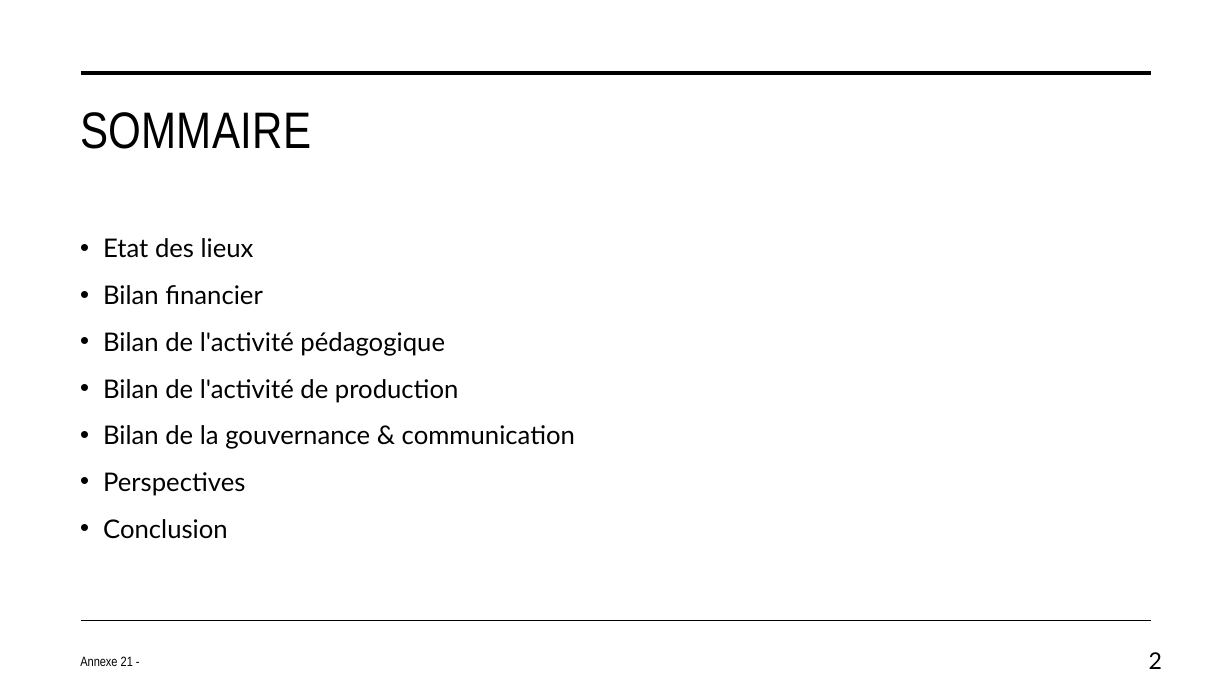
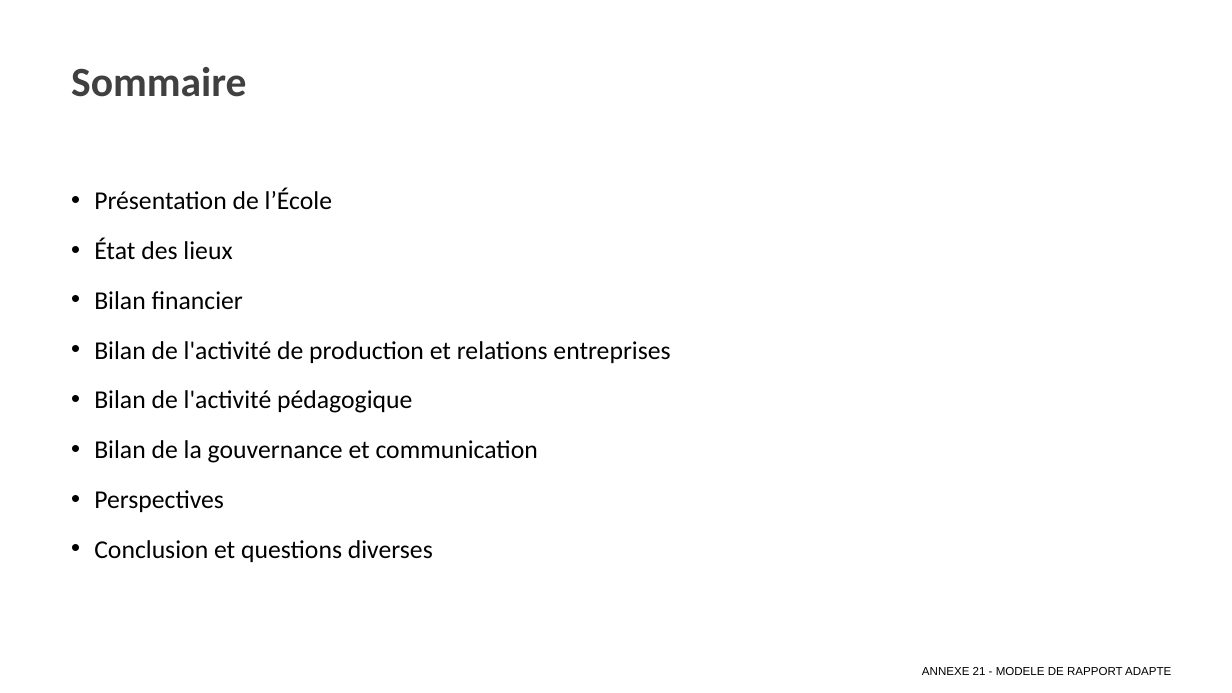
Before and after one commit to Ok1nam/EDP180625, a slide deck: slide 2 of client/public/fichiers/ANNEXE 21 - MODELE DE RAPPORT ADAPTE.pptx. Drawn at 1232x693 pixels with LibreOffice and Linux fonts; fonts in the diff are those of the drawing. Boxes give left, top, right and bottom in pixels: in the first picture for what was removed or moved away, otherwise in the second. Text is boxed around its words. In the diff, an @@ line names an element or a change of style, - is before the commit and + after.

```diff
--- a/client/public/fichiers/ANNEXE 21 - MODELE DE RAPPORT ADAPTE.pptx
+++ b/client/public/fichiers/ANNEXE 21 - MODELE DE RAPPORT ADAPTE.pptx
@@ title at (71,67,246,97): text changed; size 40 to 32.4 pt; font Arial Narrow to Calibri; text colour #000000 to #404040; bold on @@
-SOMMAIRE
+Sommaire
@@ line removed from (81, 73) to (1152, 73) @@
@@ text "Présentation de l’École": place and size @@
-text "Présentation de l’École" at (103,238,575,539)
+text "Présentation de l’École" at (94,188,670,562)
@@ text at (94,188,332,260): text changed; font Lato to Calibri @@
-• Etat des lieux
+• Présentation de l’École
+• État des lieux
@@ text at (94,291,412,512): font Lato to Calibri in "Bilan financier", "Bilan de l'activité pédagogique", "Perspectives"; line spacing 1.1 to 1.2 @@
@@ text at (94,341,670,363): paragraph added @@
+• Bilan de l'activité de production et relations entreprises
@@ text at (94,440,538,463): text changed; font Lato to Calibri @@
-• Bilan de l'activité de production
-• Bilan de la gouvernance & communication
+• Bilan de la gouvernance et communication
@@ text at (94,540,433,562): text changed; font Lato to Calibri @@
-• Conclusion
+• Conclusion et questions diverses
@@ line removed from (81, 621) to (1152, 621) @@
@@ text removed at (80,656,133,666) @@
-Annexe 21 -
@@ page number removed at (1149,652,1162,669) @@
-2
@@ text added at (922,667,1171,675), 9 pt, text #000000 @@
+ANNEXE 21 - MODELE DE RAPPORT ADAPTE
```
Also in this commit, not shown: 1 other slide changed, 8 slides added, 7 slides removed, 35 other files.
